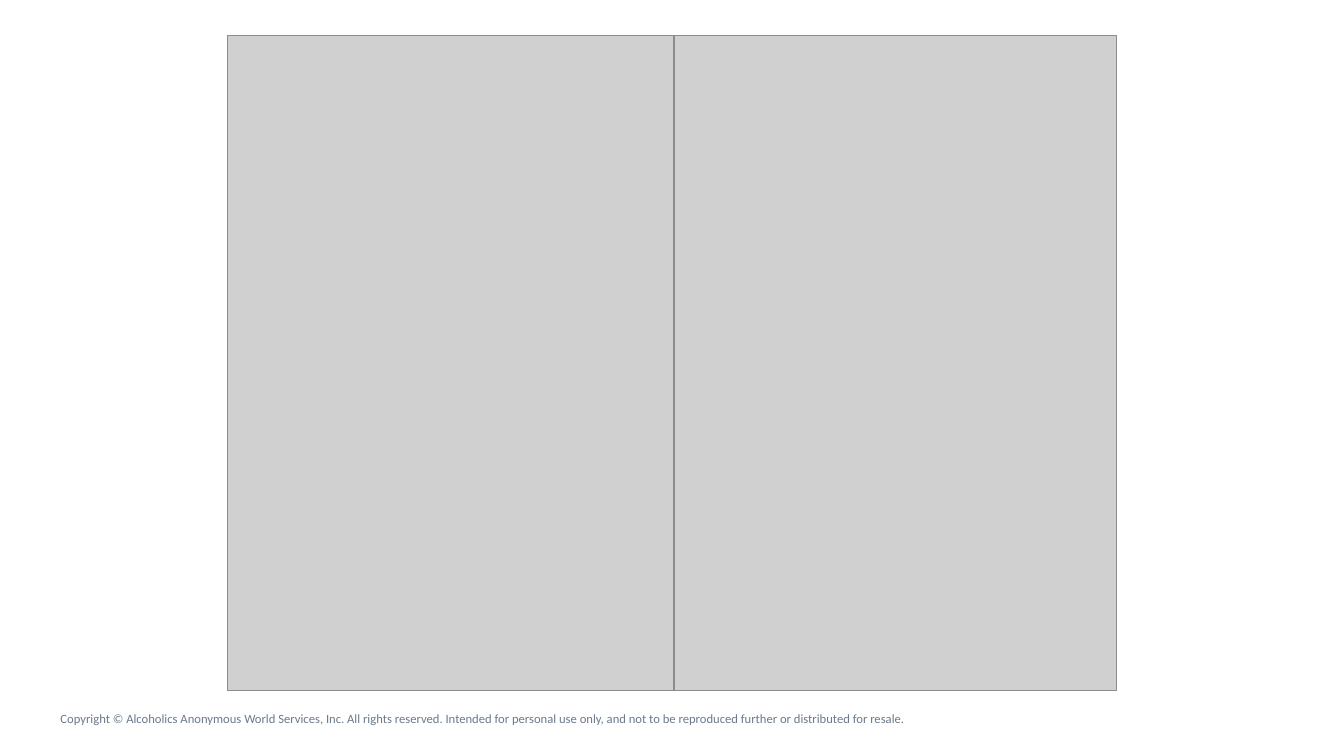
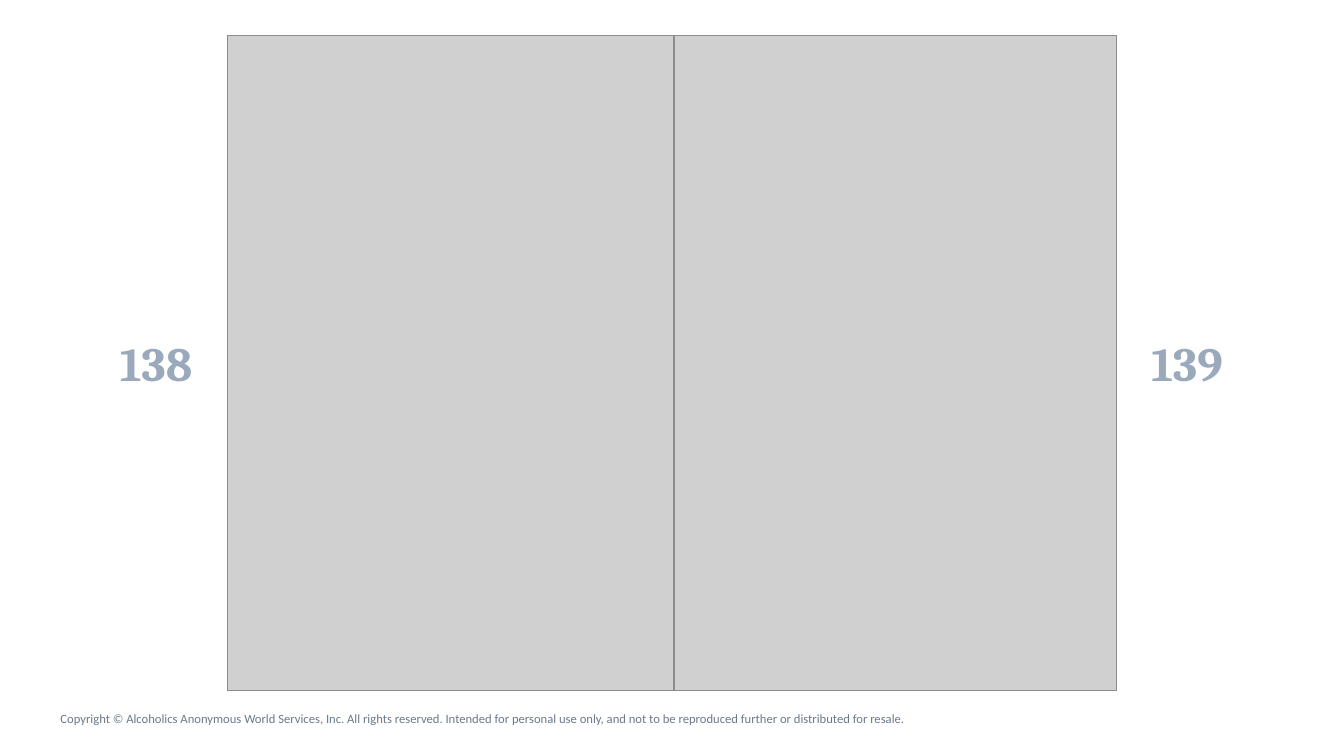
Before and after one commit to Faitality1982/LawStuff, a slide deck: slide 36 of aa-scan-deck/big-book-3-into-action.pptx. Drawn at 1344x756 pixels with LibreOffice and Linux fonts; fonts in the diff are those of the drawing; grey boxes stand for pictures. Boxes give left, top, right and bottom in pixels: in the first picture for what was removed or moved away, otherwise in the second. Text is boxed around its words. In the diff, an @@ line names an element or a change of style, - is before the commit and + after.

```diff
--- a/aa-scan-deck/big-book-3-into-action.pptx
+++ b/aa-scan-deck/big-book-3-into-action.pptx
@@ text added at (120,349,192,381), 34 pt, text #9AAABC, bold @@
+138
@@ text added at (1151,349,1222,381), 34 pt, text #9AAABC, bold @@
+139
```
Also in this commit, not shown: 34 other slides changed, 8 other files.
